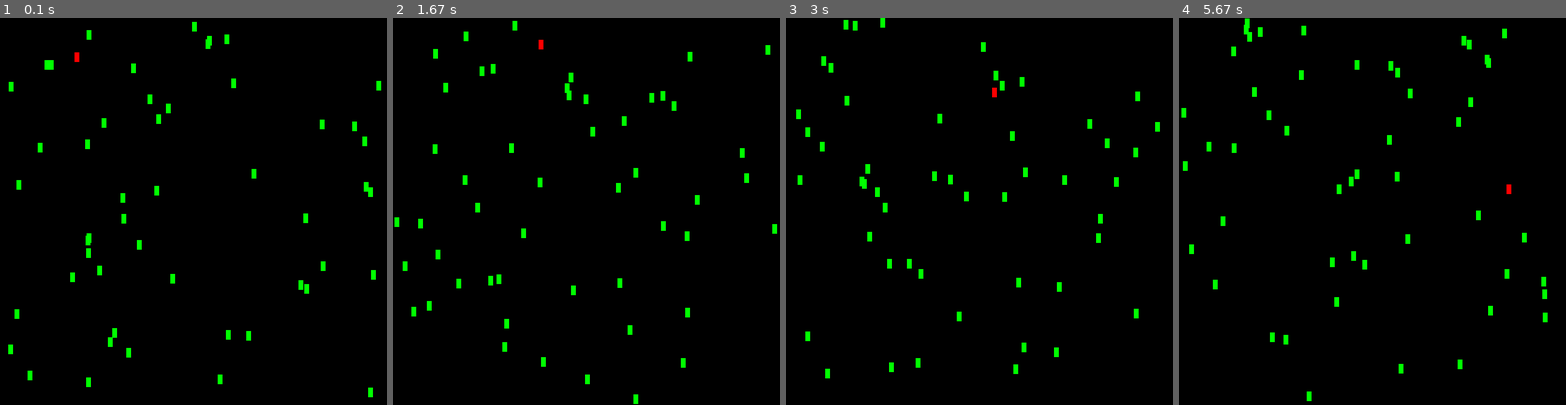
Above: before the commit, frames 1-4 (left to right).
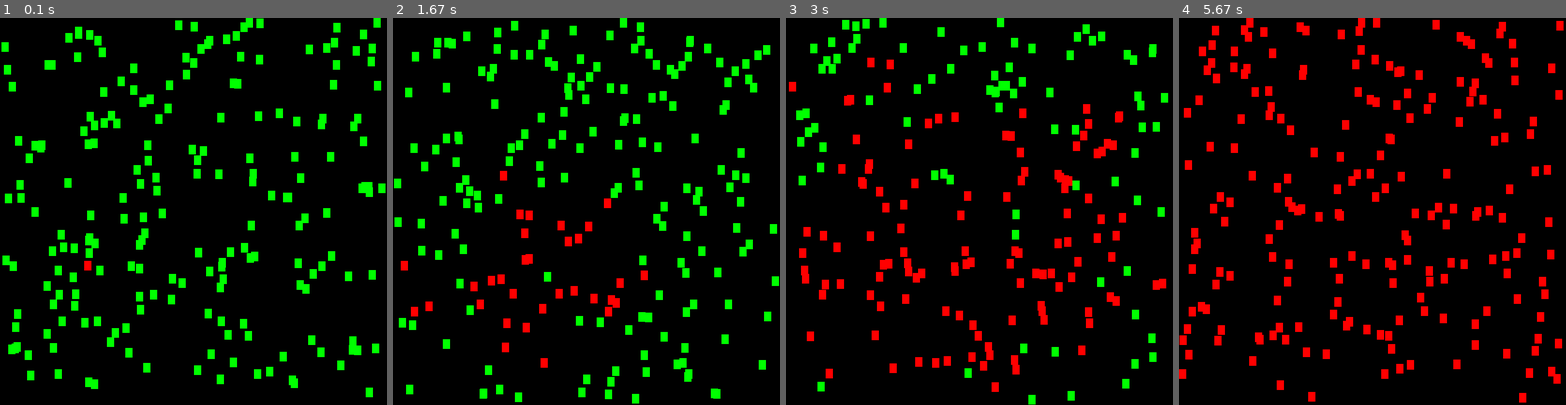
Above: after the commit, the same moments.

Repository: ajaysridhar0/APCSP-Final-Project
Game: pygame game, started from covid19_game.py
Same seed, same stepped clock (60 frames per second), same inputs: the game is played once before the commit and once after it.
Inputs:
- Up to frame 1 (0.1 s): no input
- Up to frame 2 (1.67 s): no input
- Up to frame 3 (3 s): no input
- Up to frame 4 (5.67 s): no input

The runs differ from the first frame. In frame 1, 7.4% of the frame differs, in the area x 0-100%, y 0-98%; in frame 2, 7.9%; in frame 3, 8.4%; in frame 4, 9.3%, in the area x 0-100%, y 0-100%.

Commit message:
Add infection mechanics

Diff:
--- a/covid19_game.py
+++ b/covid19_game.py
@@ -6,7 +6,7 @@
 # dimensions
 display_width = 800
 display_height = 800
-person_width = 10
+person_width = 15
 person_height = 20
 
 # color definitions
@@ -21,6 +21,8 @@
 game_display = pygame.display.set_mode((display_width, display_height))
 clock = pygame.time.Clock()
 game_exit = False
+people = []
+infected_people = []
 
 # setup
 pygame.init()
@@ -58,6 +60,18 @@
             return True
         return False
 
+    def is_infected(self):
+        for infected_patient in infected_people:
+            if (self.is_hit('x', infected_patient.pos.x) or
+                    self.is_hit('x', infected_patient.pos.x + person_width)):
+                if (self.is_hit('y', infected_patient.pos.y) or
+                        self.is_hit('y', infected_patient.pos.y + person_height)):
+                    self.infected = True
+                    people.remove(self)
+                    infected_people.append(self)
+                    return True
+        return False
+
     def draw(self, infected_color=bright_red, healthy_color=bright_green):
         if self.infected:
             color = infected_color
@@ -93,6 +107,8 @@
         self.pos.y += self.vel.y
 
     def animate(self):
+        if not self.infected:
+            self.is_infected()
         self.bounce()
         self.move()
         self.draw()
@@ -105,10 +121,10 @@
 
 
 def game_loop():
-    population = []
-    for i in range(0, 50):
-        population.append(Npc(False))
-    joe = Npc(True)
+    for i in range(0, 200):
+        people.append(Npc(False))
+    # patient 0
+    infected_people.append(Npc(True))
 
     game_exit = False
     while not game_exit:
@@ -116,9 +132,10 @@
             if event.type == pygame.QUIT:
                 quit_game()
         game_display.fill(black)
-        for npc in population:
+        for npc in people:
             npc.animate()
-        joe.animate()
+        for npc in infected_people:
+            npc.animate()
 
         pygame.display.flip()
         clock.tick(120)
